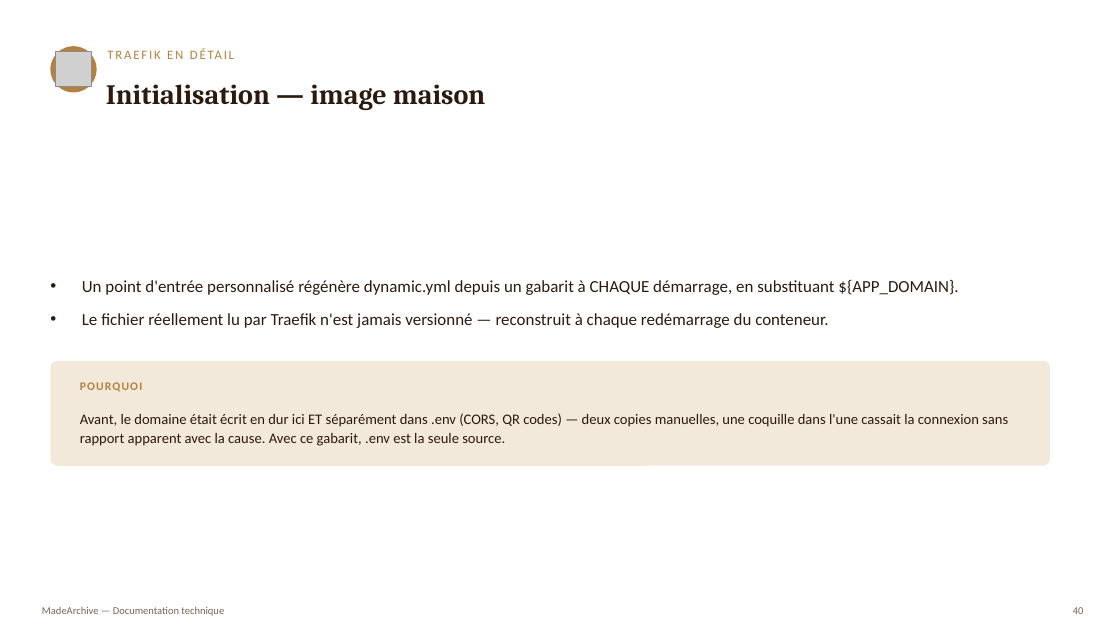
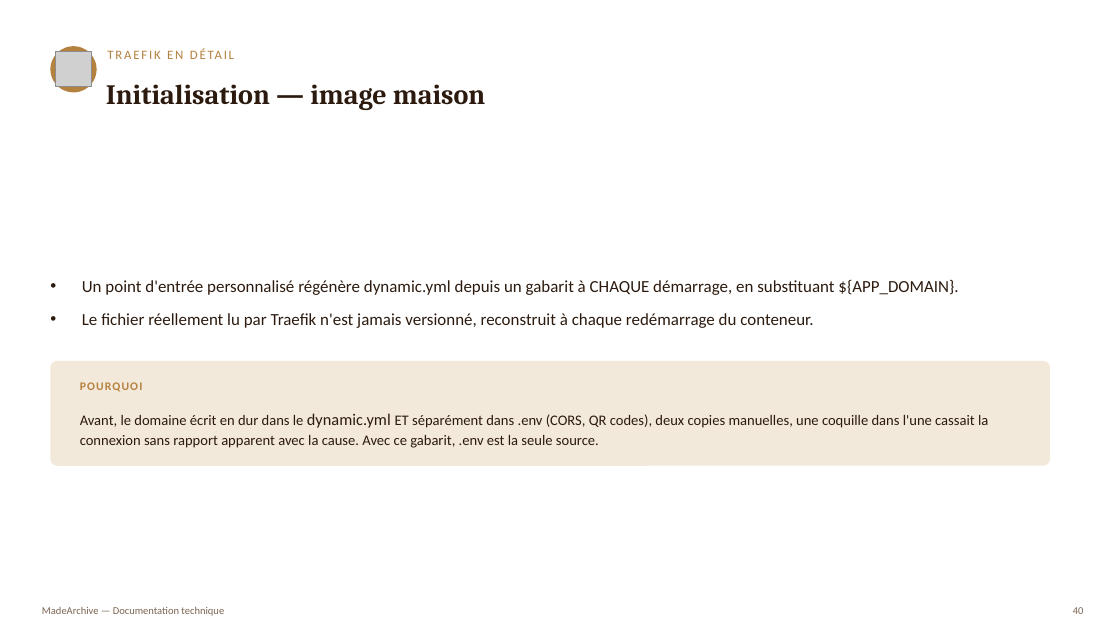
Before and after one commit to Lloyd-koutele/MadeArchive, a slide deck: slide 39 of docs/documentation-application.pptx (slide 40 before the commit). Drawn at 1120x630 pixels with LibreOffice and Linux fonts; fonts in the diff are those of the drawing; grey boxes stand for pictures. Boxes give left, top, right and bottom in pixels: in the first picture for what was removed or moved away, otherwise in the second. Text is boxed around its words. In the diff, an @@ line names an element or a change of style, - is before the commit and + after.

```diff
--- a/docs/documentation-application.pptx
+++ b/docs/documentation-application.pptx
@@ text at (82,313,813,328): text changed @@
-• Le fichier réellement lu par Traefik n'est jamais versionné — reconstruit à chaque redémarrage du conteneur.
+• Le fichier réellement lu par Traefik n'est jamais versionné, reconstruit à chaque redémarrage du conteneur.
@@ text at (80,413,988,448): text changed @@
-Avant, le domaine était écrit en dur ici ET séparément dans .env (CORS, QR codes) — deux copies manuelles, une coquille dans l'une cassait la connexion sans rapport apparent avec la cause. Avec ce gabarit, .env est la seule source.
+Avant, le domaine écrit en dur dans le dynamic.yml ET séparément dans .env (CORS, QR codes), deux copies manuelles, une coquille dans l'une cassait la connexion sans rapport apparent avec la cause. Avec ce gabarit, .env est la seule source.
```
Also in this commit, not shown: 29 other slides changed, 8 slides removed, 15 other files.
